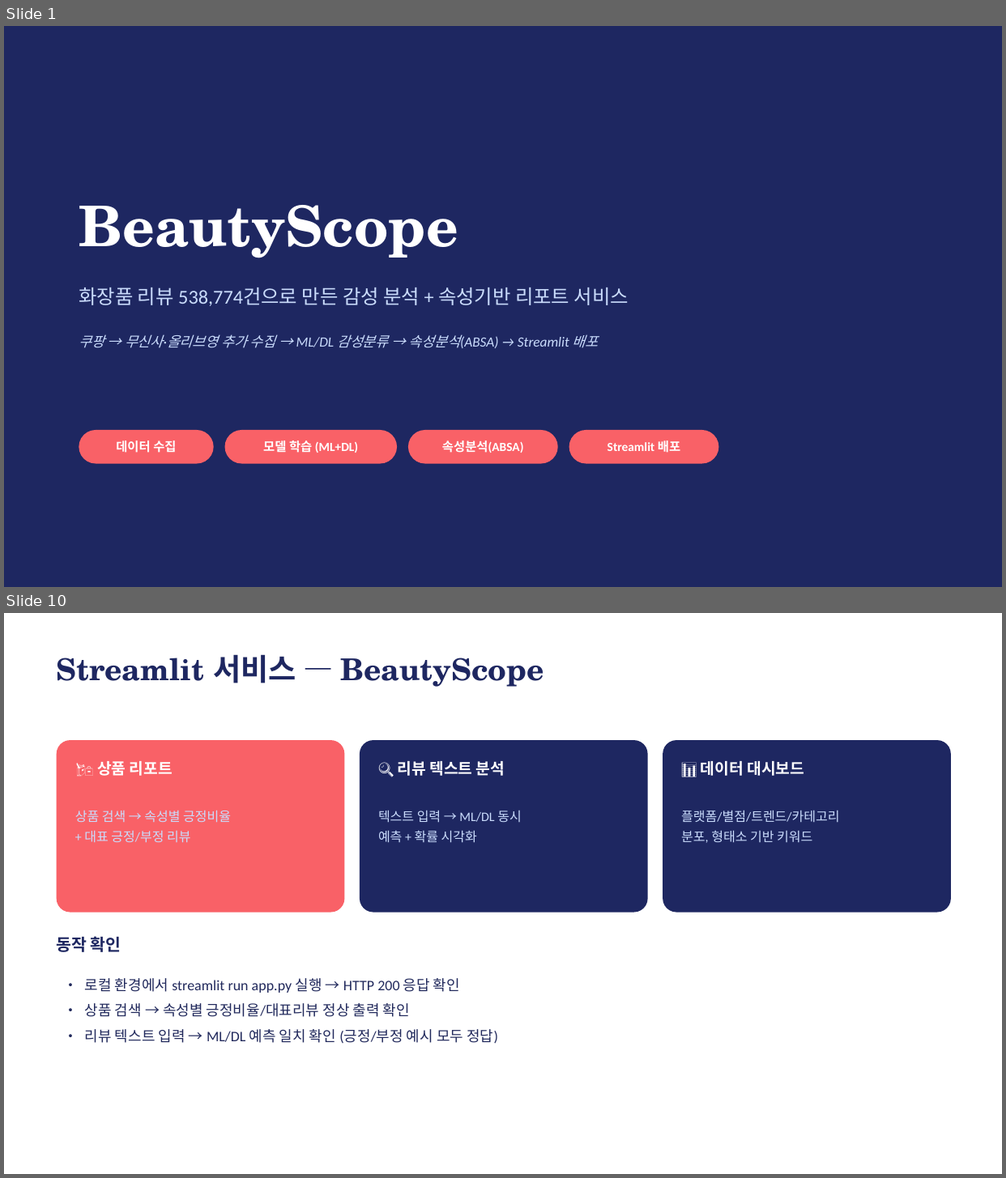
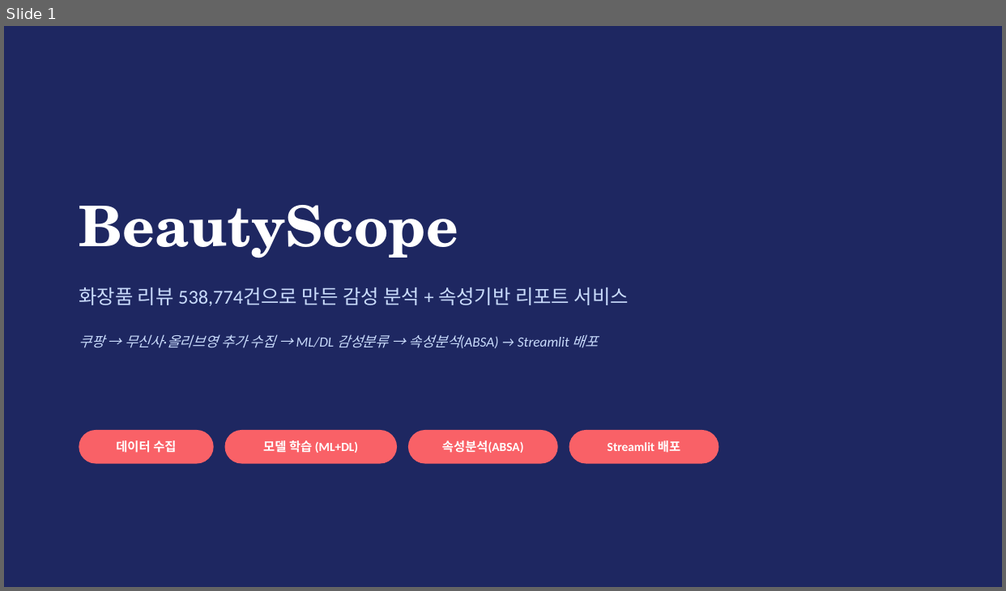
Before and after one commit to dong29482757-beep/shopping-review-crawler, a slide deck: BeautyScope_발표.pptx. Shown one above the other, each under a label of ours: slides 1 and 10 before the commit, slide 1 after it; the slides between them are not shown. The pictures are 1006x1178 and 1006x591 pixels, drawn with LibreOffice and Linux fonts; fonts in the diff are those of the drawing. Boxes give left, top, right and bottom in pixels: in the first picture for what was removed or moved away, otherwise in the second. Text is boxed around its words. In the diff, an @@ line names an element or a change of style, - is before the commit and + after.

```diff
--- a/BeautyScope_발표.pptx
+++ b/BeautyScope_발표.pptx
@@ slide 10 removed at [4,613,1002,1174], background #FFFFFF @@
@@ text removed at [57,654,544,687] @@
-Streamlit 서비스 — BeautyScope
@@ rounded rectangle removed at [57,740,345,913] @@
@@ rounded rectangle removed at [360,740,648,913] @@
@@ rounded rectangle removed at [663,740,951,913] @@
@@ text removed at [97,761,172,776] @@
-🛍️ 상품 리포트
@@ text removed at [398,761,505,776] @@
-🔍 리뷰 텍스트 분석
@@ text removed at [701,761,804,776] @@
-📊 데이터 대시보드
@@ text removed at [75,811,231,842] @@
-상품 검색 → 속성별 긍정비율
-+ 대표 긍정/부정 리뷰
@@ text removed at [378,810,521,843] @@
-텍스트 입력 → ML/DL 동시
-예측 + 확률 시각화
@@ text removed at [681,810,839,843] @@
-플랫폼/별점/트렌드/카테고리
-분포, 형태소 기반 키워드
@@ text removed at [57,936,121,952] @@
-동작 확인
@@ text removed at [85,978,498,1044] @@
-• 로컬 환경에서 streamlit run app.py 실행 → HTTP 200 응답 확인
-• 상품 검색 → 속성별 긍정비율/대표리뷰 정상 출력 확인
-• 리뷰 텍스트 입력 → ML/DL 예측 일치 확인 (긍정/부정 예시 모두 정답)
```
Also in this commit, not shown: 2 slides changed, 3 slides added, 8 other slides removed, 2 other files.
